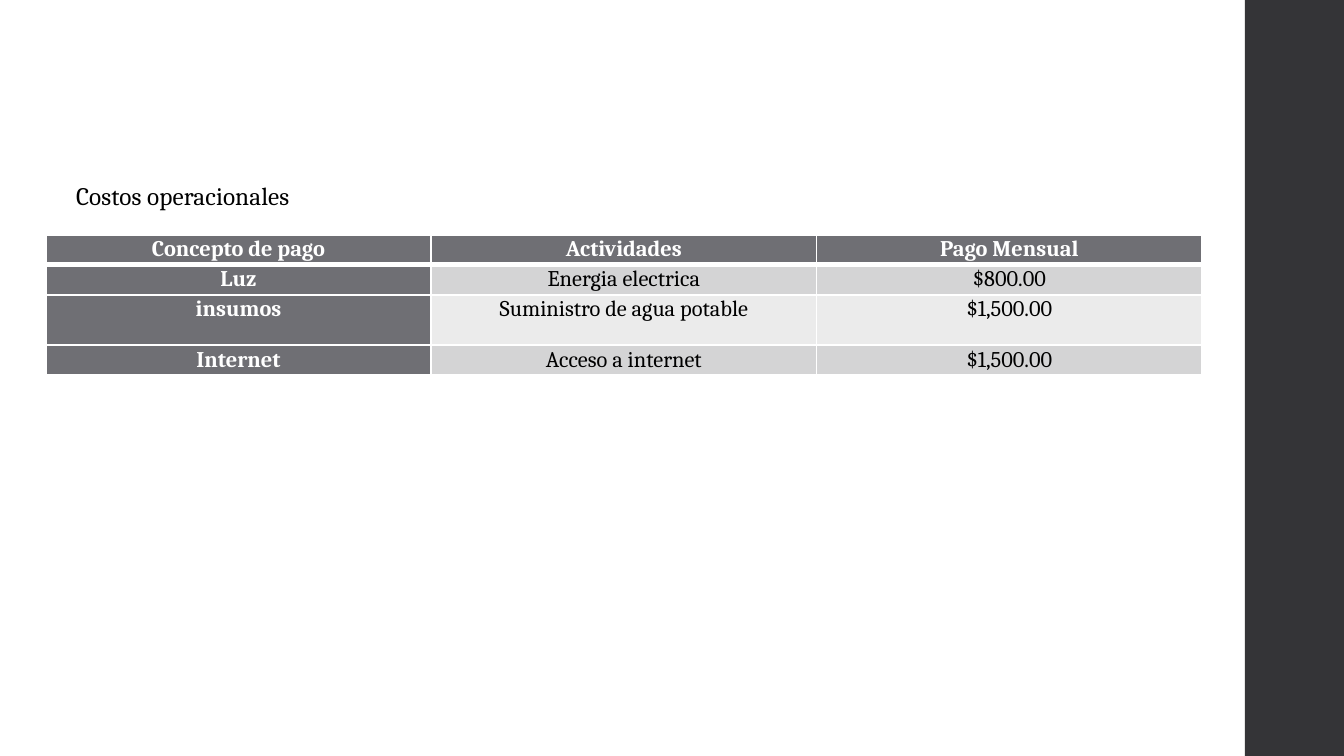
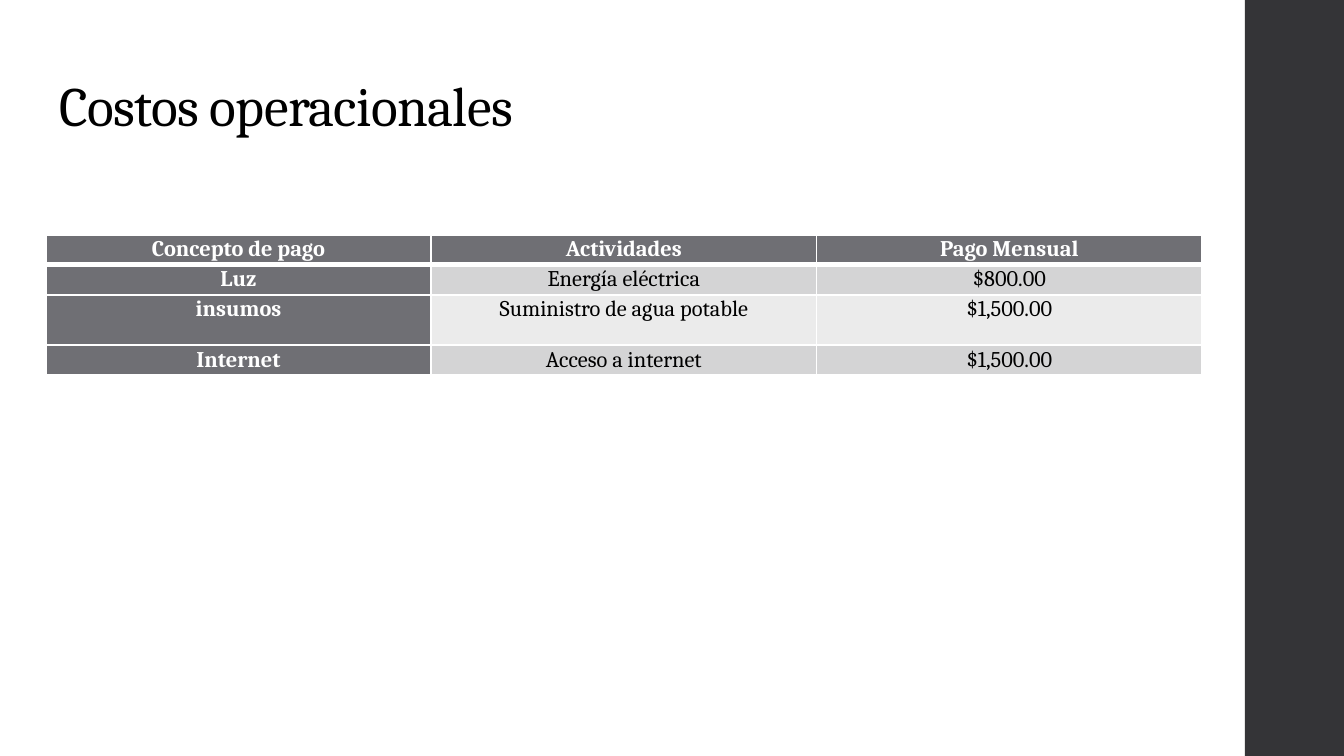
Before and after one commit to lagis/DEUV, a slide deck: slide 13 of DEUV propuesta.pptx (slide 11 before the commit). Drawn at 1344x756 pixels with LibreOffice and Linux fonts; fonts in the diff are those of the drawing. Boxes give left, top, right and bottom in pixels: in the first picture for what was removed or moved away, otherwise in the second. Text is boxed around its words. In the diff, an @@ line names an element or a change of style, - is before the commit and + after.

```diff
--- a/DEUV propuesta.pptx
+++ b/DEUV propuesta.pptx
@@ title "Costos operacionales": place and size @@
-title "Costos operacionales" at box(76, 187, 289, 211)
+title "Costos operacionales" at box(59, 87, 513, 138)
@@ title "Costos operacionales" at box(59, 87, 513, 138): size 13.5 to 29.7 pt, letter spacing 0.1 to -0.4 pt; indent changed; line spacing 0.95 to 0.9 @@
@@ table at box(46, 235, 1203, 376) @@
-row 2, column 2: Energia electrica
+row 2, column 2: Energía eléctrica
```
Also in this commit, not shown: 2 other slides changed, 4 slides added, 2 slides removed, 4 other files.
